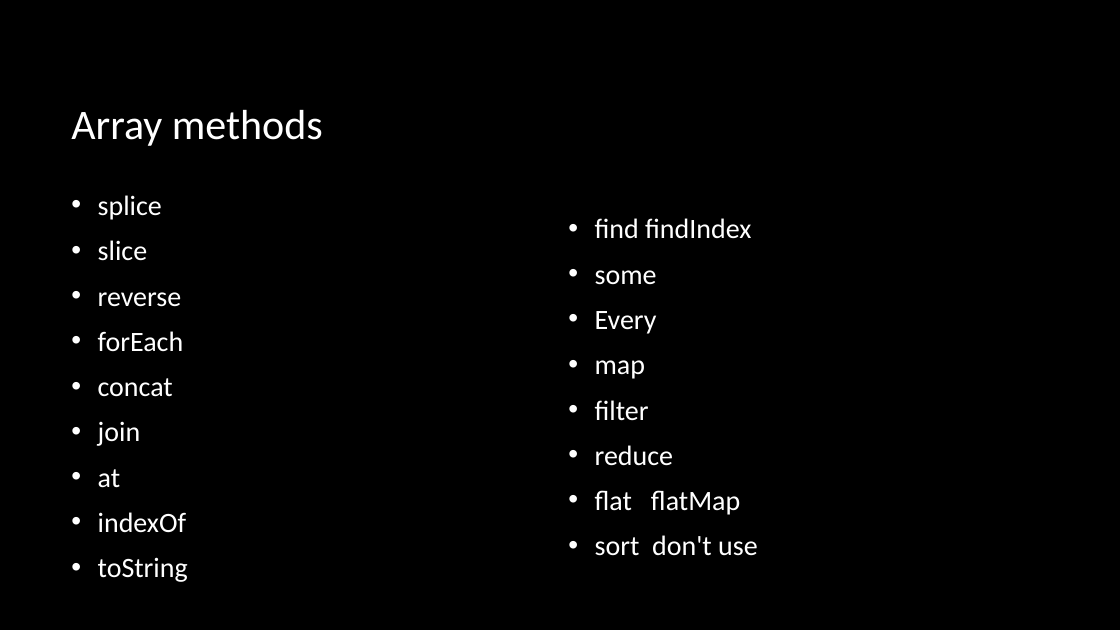
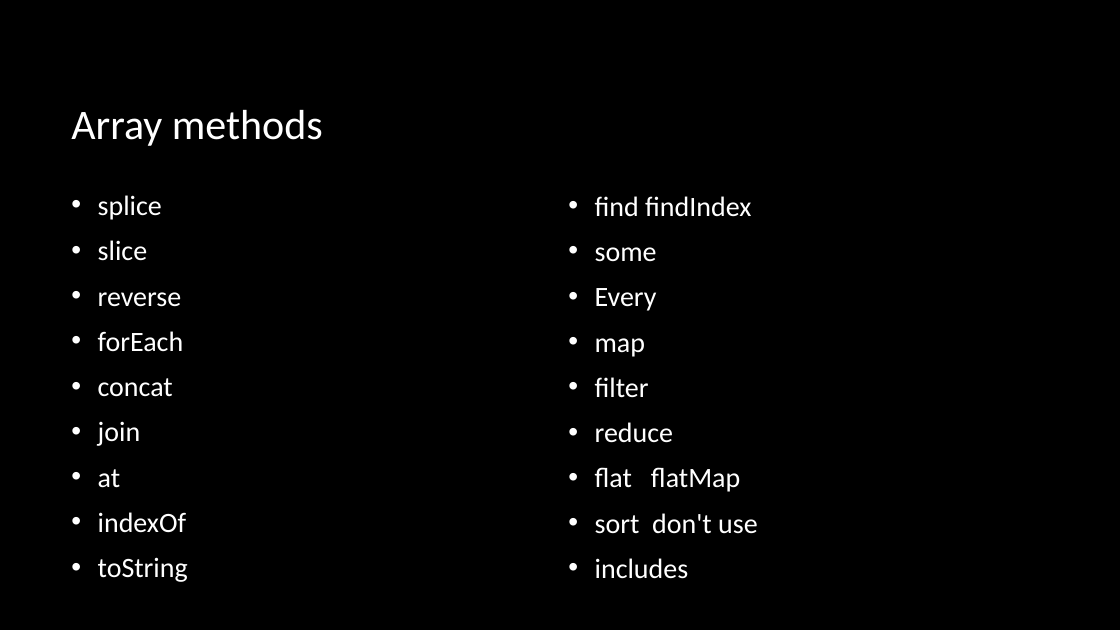
Before and after one commit to adel-nodehi/JS-3-2, a slide deck: slide 3 of powerpoint/JS-3-2.pptx. Drawn at 1120x630 pixels with LibreOffice and Linux fonts; fonts in the diff are those of the drawing; background and template pictures are left out. Boxes give left, top, right and bottom in pixels: in the first picture for what was removed or moved away, otherwise in the second. Text is boxed around its words. In the diff, an @@ line names an element or a change of style, - is before the commit and + after.

Commit message:
powerpoint updated

```diff
--- a/powerpoint/JS-3-2.pptx
+++ b/powerpoint/JS-3-2.pptx
@@ text at [595, 558, 689, 579]: paragraph added @@
+• includes
```
